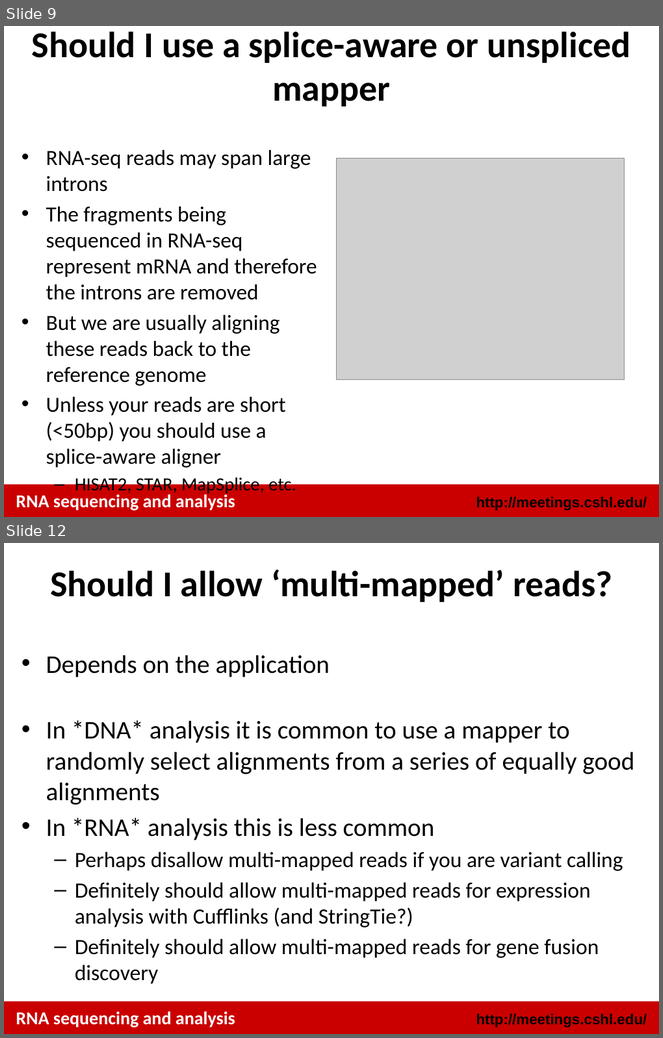
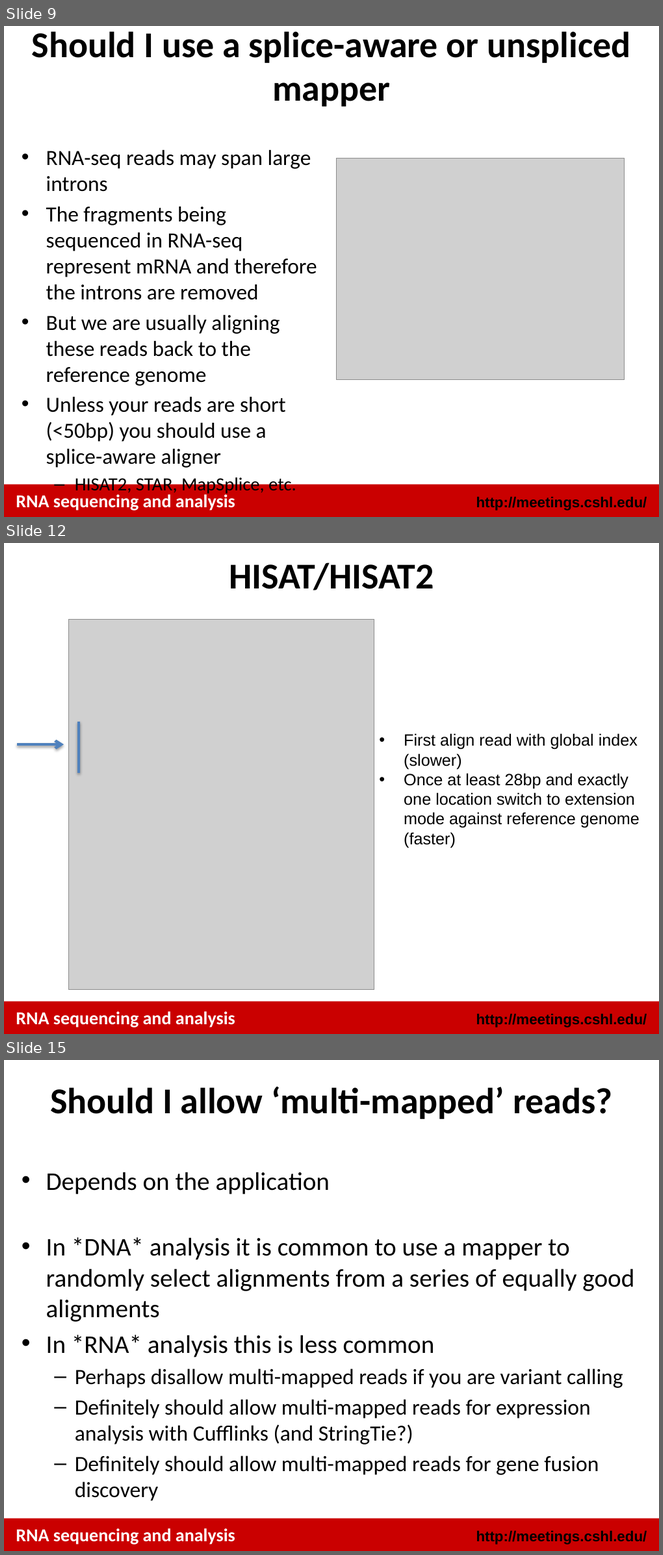
Before and after one commit to griffithlab/rnaseq_tutorial_wiki, a slide deck: LectureFiles/cshl/2016/RNASeq_Module2_Lecture.pptx. Shown one above the other, each under a label of ours: slides 9 and 12 before the commit, slides 9, 12 and 15 after it; the slides between them are not shown. The pictures are 663x1038 and 663x1555 pixels, drawn with LibreOffice and Linux fonts; fonts in the diff are those of the drawing; grey boxes stand for pictures. Boxes give left, top, right and bottom in pixels: in the first picture for what was removed or moved away, otherwise in the second. Text is boxed around its words. In the diff, an @@ line names an element or a change of style, - is before the commit and + after.

Commit message:
update lecture 2 for HISAT2

```diff
--- a/LectureFiles/cshl/2016/RNASeq_Module2_Lecture.pptx
+++ b/LectureFiles/cshl/2016/RNASeq_Module2_Lecture.pptx
@@ slide 12 added at bbox=[4, 543, 659, 1034], background #FFFFFF; not listed: 3 template elements that a slide beside it also shows @@
@@ title added at bbox=[229, 563, 434, 590], 40 pt, text #000000, bold @@
+HISAT/HISAT2
@@ picture added at bbox=[68, 619, 374, 990] @@
@@ line added from (79, 722) to (79, 773), #4F81BD 3 pt @@
@@ text added at bbox=[404, 733, 640, 848], 18 pt, text #000000 @@
+• First align read with global index (slower)
+• Once at least 28bp and exactly one location switch to extension mode against reference genome (faster)
@@ arrow added from (17, 745) to (64, 745), #4F81BD 3 pt @@
@@ what was slide 12 is now slide 15 @@
```
Also in this commit, not shown: 1 slide changed, 3 other slides added, 1 slide removed, 1 other file.
